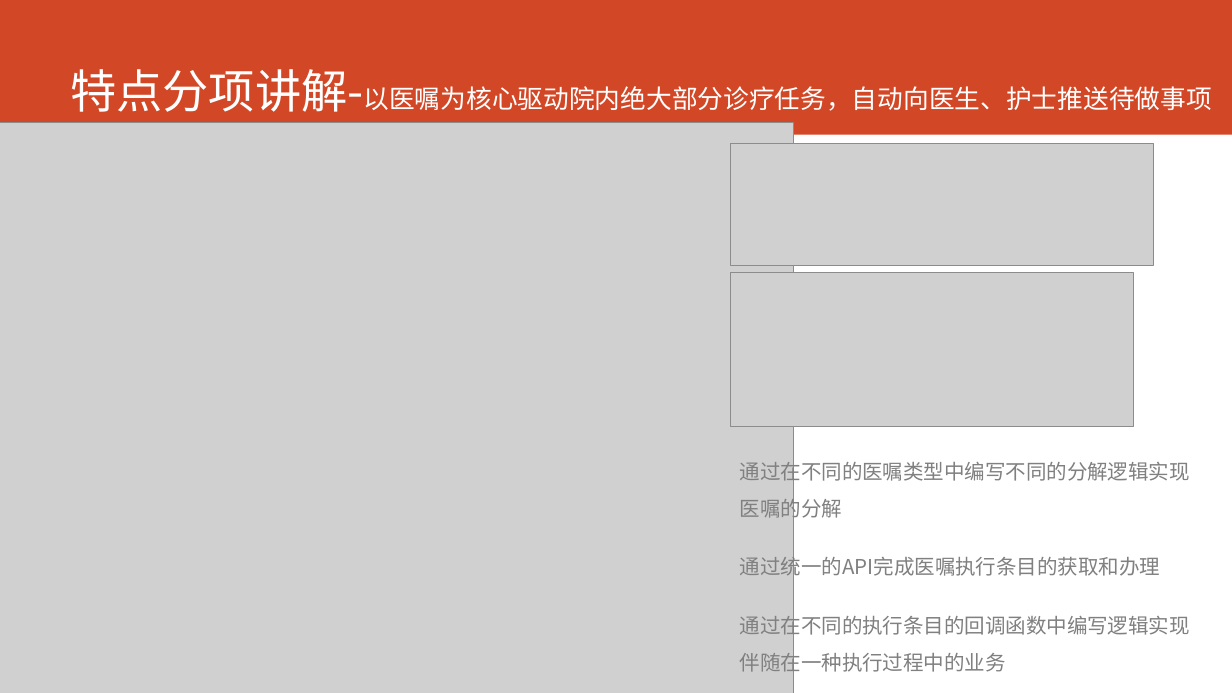
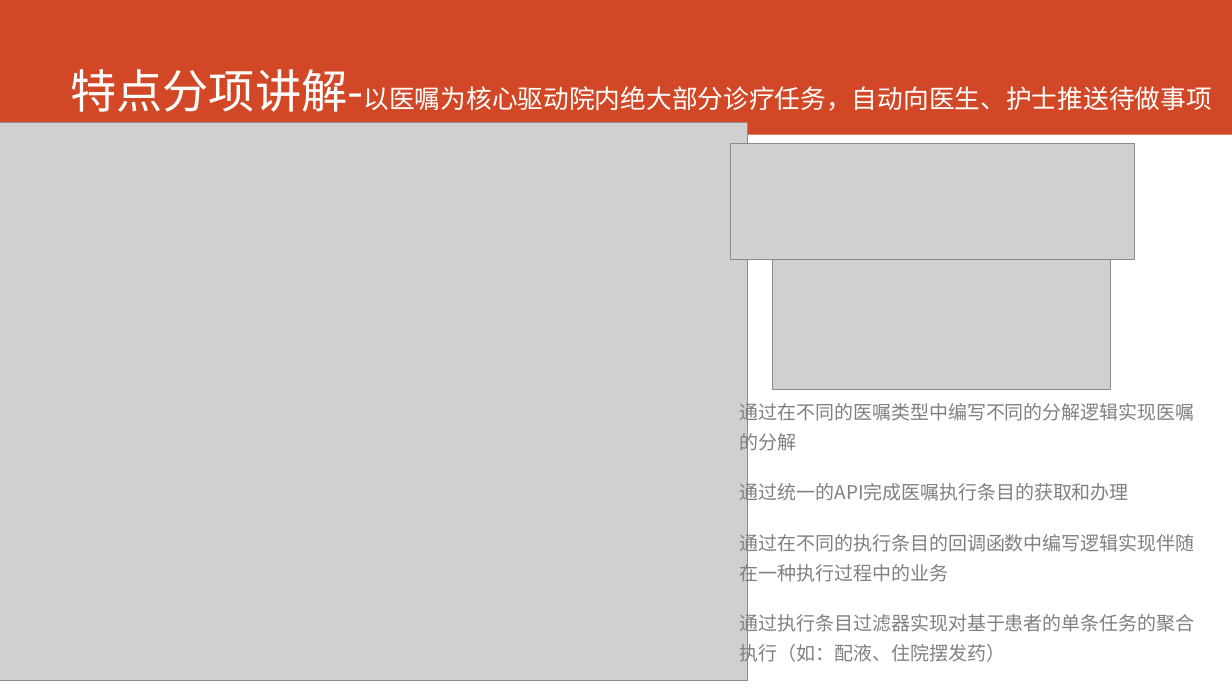
Before and after one commit to AppSecAI-TEST/hospital, a slide deck: slide 6 of doc/EVE新一代HIS核心系统.pptx. Drawn at 1232x693 pixels with LibreOffice and Linux fonts; fonts in the diff are those of the drawing; grey boxes stand for pictures. Boxes give left, top, right and bottom in pixels: in the first picture for what was removed or moved away, otherwise in the second. Text is boxed around its words. In the diff, an @@ line names an element or a change of style, - is before the commit and + after.

```diff
--- a/doc/EVE新一代HIS核心系统.pptx
+++ b/doc/EVE新一代HIS核心系统.pptx
@@ picture: place and size @@
-picture at bbox=[0, 122, 793, 693]
+picture at bbox=[0, 122, 748, 680]
@@ picture: place and size @@
-picture at bbox=[731, 143, 1154, 265]
+picture at bbox=[731, 143, 1135, 260]
@@ picture: place and size @@
-picture at bbox=[731, 273, 1134, 427]
+picture at bbox=[773, 260, 1111, 389]
@@ text "通过在不同的医嘱类型中编写不同的分解逻辑实现医嘱的分解": place and size @@
-text "通过在不同的医嘱类型中编写不同的分解逻辑实现医嘱的分解" at bbox=[740, 459, 1190, 675]
+text "通过在不同的医嘱类型中编写不同的分解逻辑实现医嘱的分解" at bbox=[740, 399, 1195, 665]
@@ text at bbox=[740, 399, 1195, 585]: size 16 to 14.8 pt in "通过在不同的医嘱类型中编写不同的分解逻辑实现医嘱的分解", "通过统一的API完成医嘱执行条目的获取和办理", "通过在不同的执行条目的回调函数中编写逻辑实现伴随在一种执行过程中的业务"; line spacing 1.5 to 1.3 @@
@@ text at bbox=[740, 611, 1195, 665]: paragraph added @@
+通过执行条目过滤器实现对基于患者的单条任务的聚合执行（如：配液、住院摆发药）
```
Also in this commit, not shown: 2 other slides changed, 1 other file.
